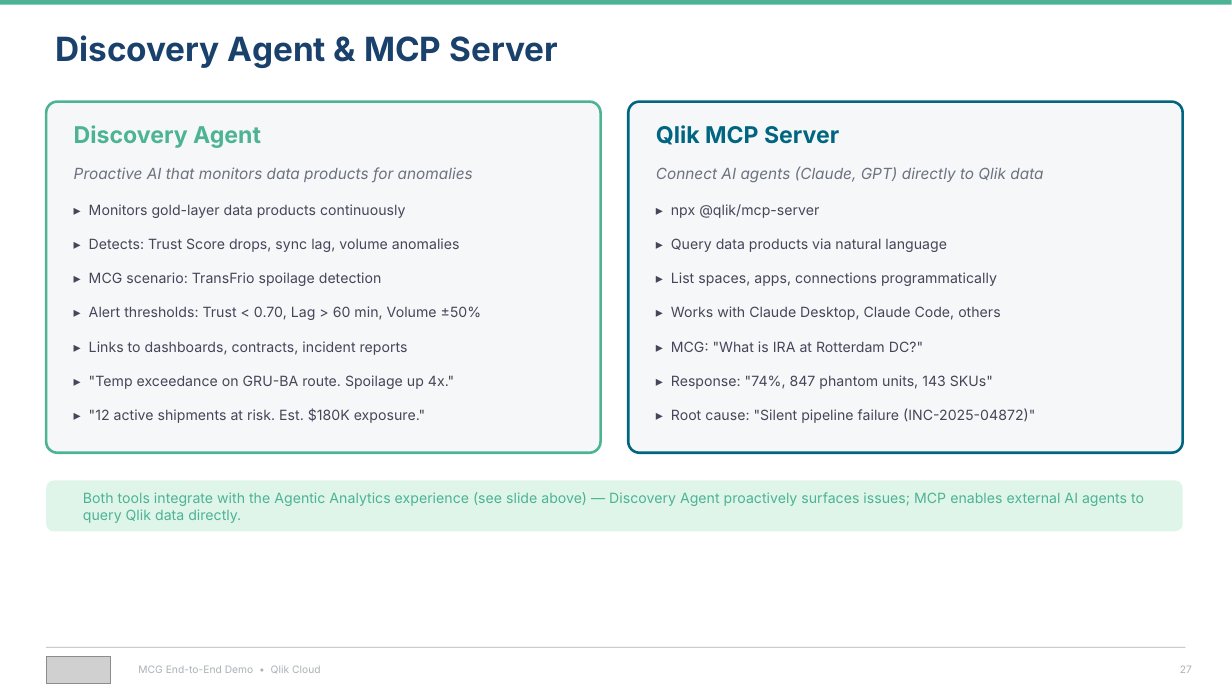
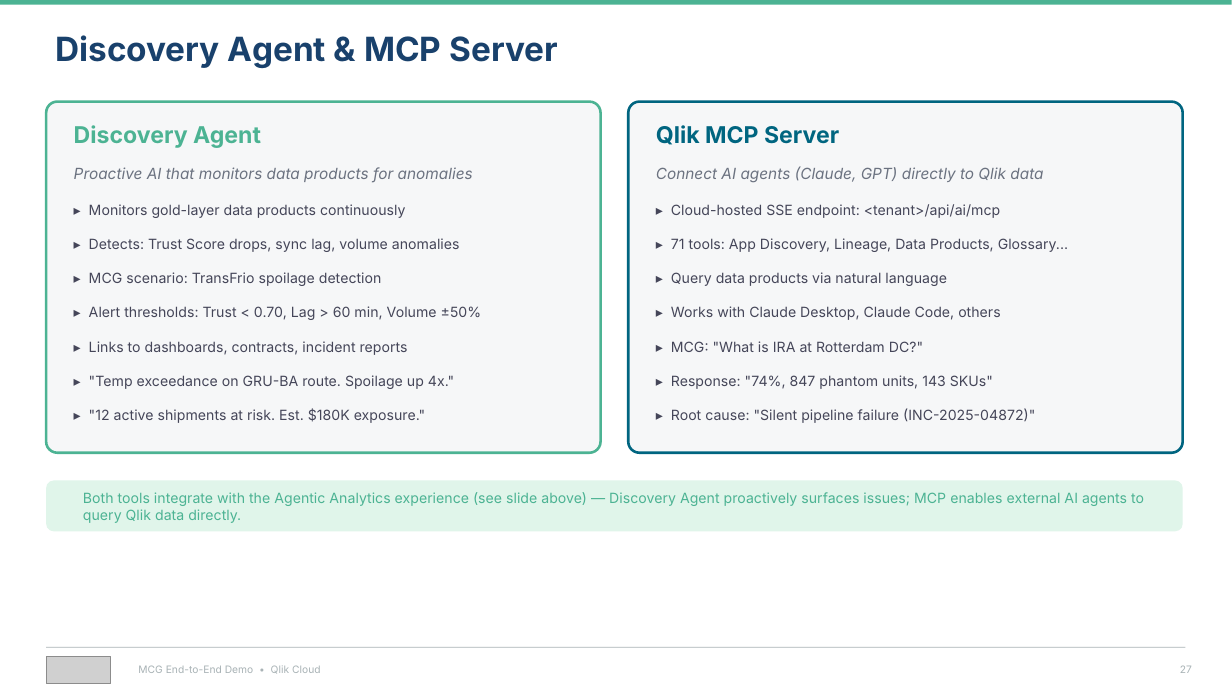
Before and after one commit to robertschoenfeldqlik/meridan_retail_group_qlik_demo_assets, a slide deck: slide 27 of MCG_Demo_Overview_Four_Stories.pptx. Drawn at 1232x693 pixels with LibreOffice and Linux fonts; fonts in the diff are those of the drawing; grey boxes stand for pictures. Boxes give left, top, right and bottom in pixels: in the first picture for what was removed or moved away, otherwise in the second. Text is boxed around its words. In the diff, an @@ line names an element or a change of style, - is before the commit and + after.

```diff
--- a/MCG_Demo_Overview_Four_Stories.pptx
+++ b/MCG_Demo_Overview_Four_Stories.pptx
@@ text at bbox=[671, 204, 1001, 218]: text changed @@
-▸ npx @qlik/mcp-server
+▸ Cloud-hosted SSE endpoint: <tenant>/api/ai/mcp
@@ text added at bbox=[671, 238, 1068, 252], 11 pt, text #454659 @@
+▸ 71 tools: App Discovery, Lineage, Data Products, Glossary...
@@ text "▸ Query data products via ...": place and size @@
-text "▸ Query data products via ..." at bbox=[671, 238, 947, 252]
+text "▸ Query data products via ..." at bbox=[671, 272, 947, 286]
@@ text removed at bbox=[671, 272, 997, 286] @@
-▸ List spaces, apps, connections programmatically
```
Also in this commit, not shown: 49 other files.
